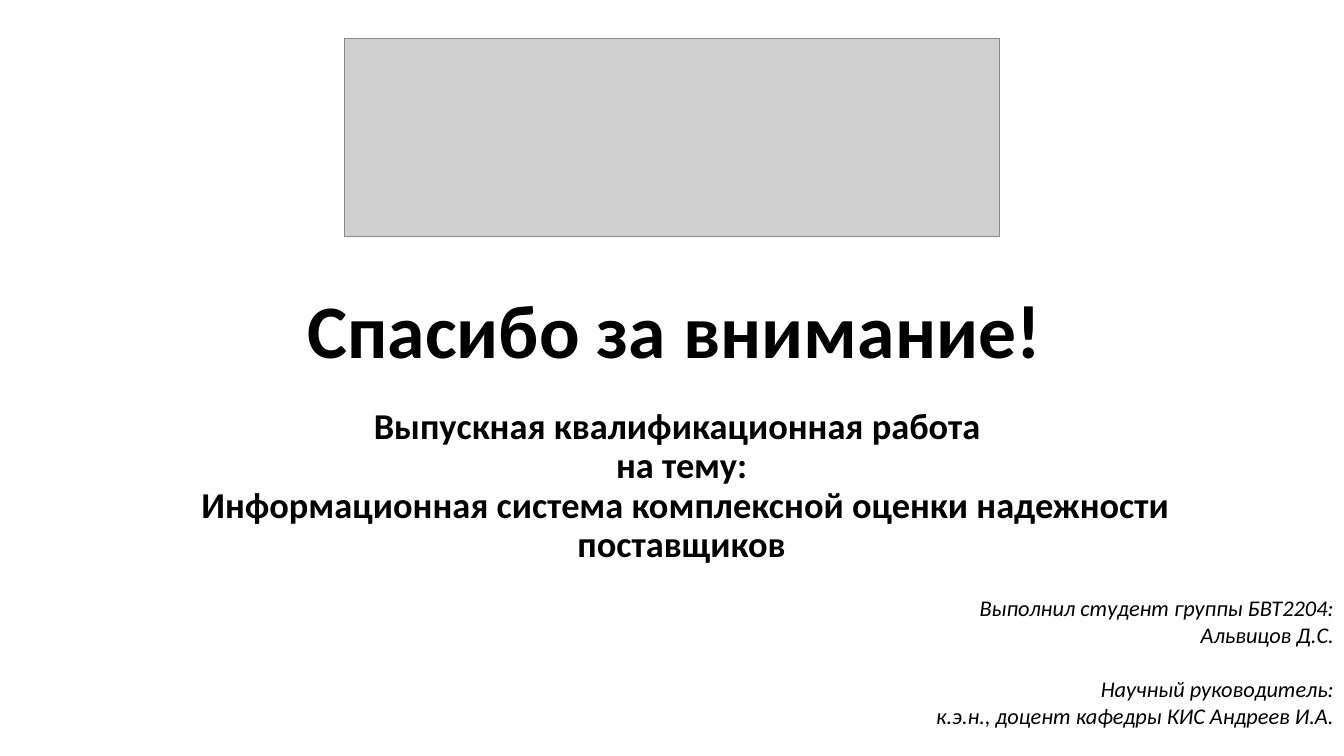
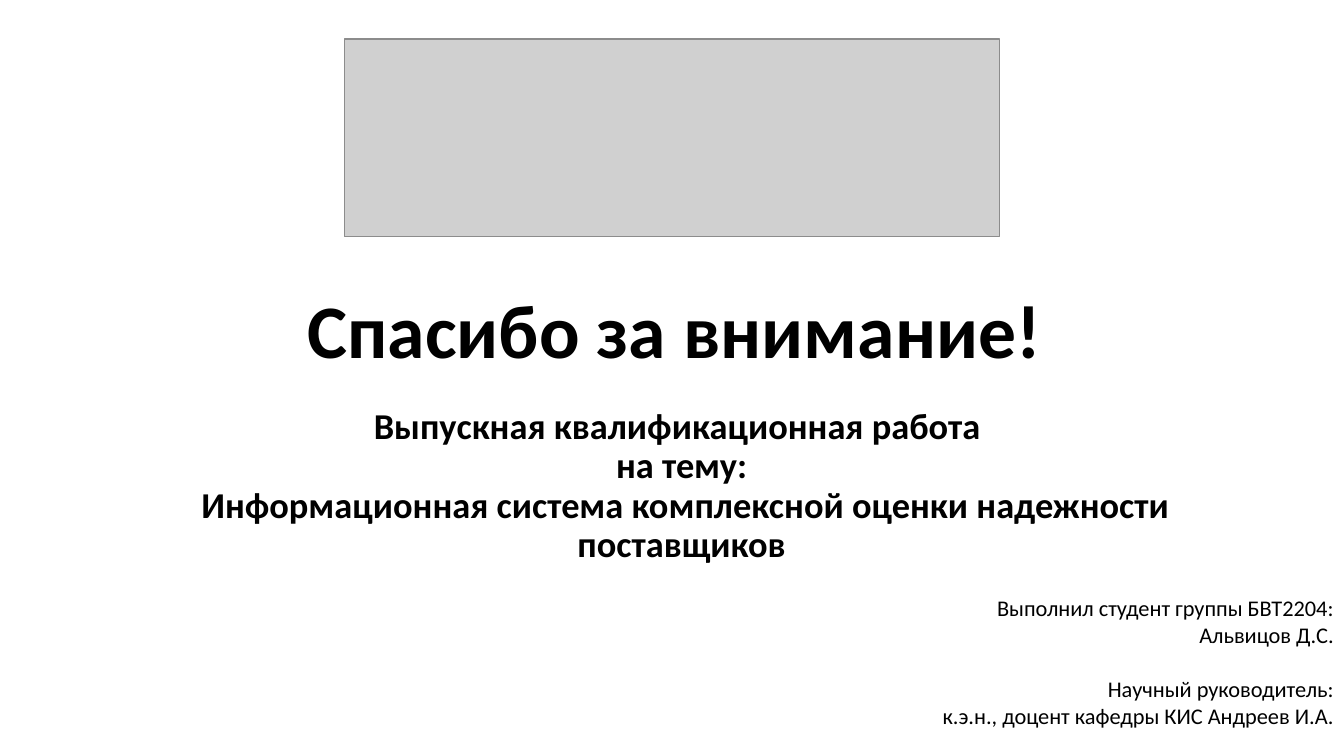
Before and after one commit to lilvolcanointhenighttime/diplom, a slide deck: slide 19 of Презентацияя.pptx. Drawn at 1344x756 pixels with LibreOffice and Linux fonts; fonts in the diff are those of the drawing; grey boxes stand for pictures. Boxes give left, top, right and bottom in pixels: in the first picture for what was removed or moved away, otherwise in the second. Text is boxed around its words. In the diff, an @@ line names an element or a change of style, - is before the commit and + after.

```diff
--- a/Презентацияя.pptx
+++ b/Презентацияя.pptx
@@ text "Выполнил студент группы БВТ2204:" at (x1=943, y1=601, x2=1334, y2=728): italic off @@
```
Also in this commit, not shown: 1 other slide changed.
